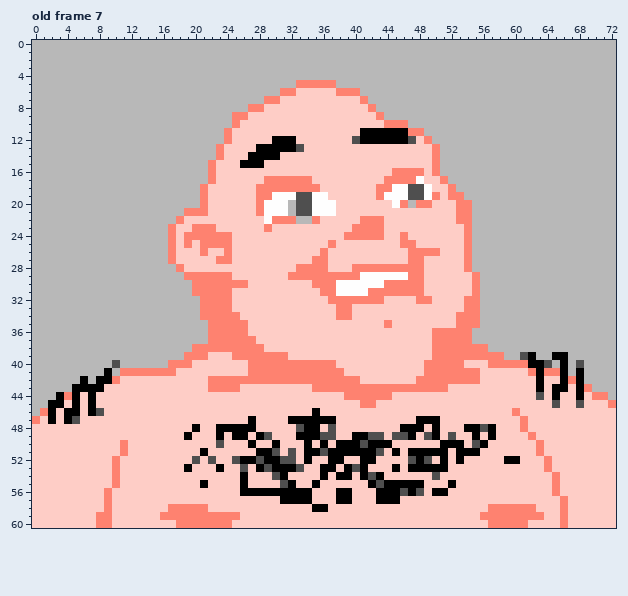
Two versions of one pixel-art file, art/profiles.aseprite. The picture above is the old version.
73x61 pixels, 9 frames. Shown: old frame 7. The commit also changed other frames, which this record leaves out.
Now the later version:
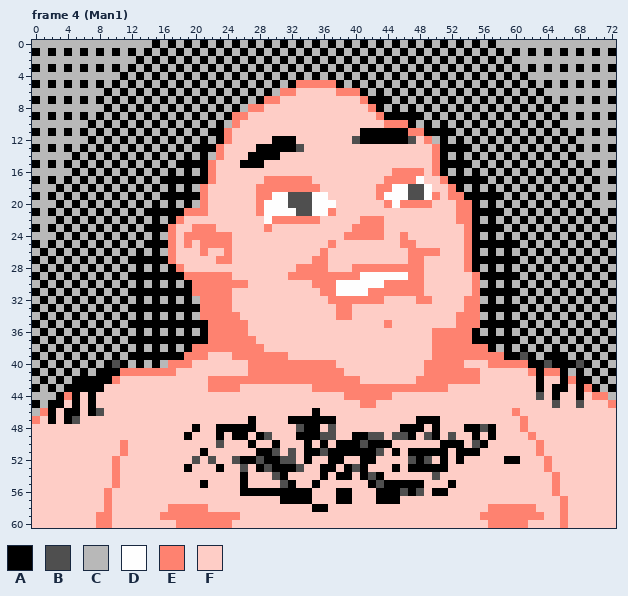
Palette (. is transparent): A #000000  B #4f4f4f  C #b8b8b8  D #fefefe  E #fe8270  F #fecdc6
A new or re-ordered frame is compared with the old frame closest to it.
Edits made:
layer "Layer 2" now hidden
layer "Layer 4" added
layer "Layer 1" removed
frames re-ordered
Changed rows in their new state; - is an unchanged pixel.
Frame 4 (Man1) against old frame 7, layers "Layer 3", "Layer 4":
first column x 0:
 0 ---------------A-A-A-A-A-A-A-A-A-A-A-A-A-A-A-A-A-A-A-A-A-A---------------
 1 A-A-A-A-A-A-A-A-A-A-A-A-A-A-A-A-A-A-A-A-A-A-A-A-A-A-A-A-A-A-A-A-A-A-A-A-A
 2 -------------A-A-A-A-A-A-A-A-A-A-A-A-A-A-A-A-A-A-A-A-A-A-A-A-------------
 3 A-A-A-A-A-A-A-A-A-A-A-A-A-A-A-A-A-A-A-A-A-A-A-A-A-A-A-A-A-A-A-A-A-A-A-A-A
 4 -----------A-A-A-A-A-A-A-A-A-A-A-A-A-A-A-A-A-A-A-A-A-A-A-A-A-A-----------
 5 A-A-A-A-A-A-A-A-A-A-A-A-A-A-A-A-A-----A-A-A-A-A-A-A-A-A-A-A-A-A-A-A-A-A-A
 6 ---------A-A-A-A-A-A-A-A-A-A-A-----------A-A-A-A-A-A-A-A-A-A-A-A---------
 7 A-A-A-A-A-A-A-A-A-A-A-A-A-A-A-------------AAA-A-A-A-A-A-A-A-A-A-A-A-A-A-A
 8 ---------A-A-A-A-A-A-A-A-A-----------------A-A-A-A-A-A-A-A-A-A-A-A-------
 9 A-A-A-A-A-A-A-A-A-A-A-A-A-------------------AAAAA-A-A-A-A-A-A-A-A-A-A-A-A
10 -------A-A-A-A-A-A-A-A-A-----------------------A-A-A-A-A-A-A-A-A-A-------
11 A-A-A-A-A-A-A-A-A-A-A-AA-------------------------AAAA-A-A-A-A-A-A-A-A-A-A
12 -------A-A-A-A-A-A-A-A-A---------------------------A-A-A-A-A-A-A-A-A-----
13 A-A-A-A-A-A-A-A-A-A-AAA----------------------------AAAA-A-A-A-A-A-A-A-A-A
14 -----A-A-A-A-A-A-A-A-A-----------------------------A-A-A-A-A-A-A-A-A-----
15 A-A-A-A-A-A-A-A-A-AAAA-----------------------------AAAA-A-A-A-A-A-A-A-A-A
16 -----A-A-A-A-A-A-A-A-A-----------------------------A-A-A-A-A-A-A-A-A-A---
17 A-A-A-A-A-A-A-A-AAAAAA------------------------------AAAAA-A-A-A-A-A-A-A-A
18 ---A-A-A-A-A-A-A-A-A---------------------------------A-A-A-A-A-A-A-A-A---
19 A-A-A-A-A-A-A-A-AAAAA-----------B---------------------AAAAA-A-A-A-A-A-A-A
20 ---A-A-A-A-A-A-A-A-A------------B-----------E--E-------A-A-A-A-A-A-A-A---
21 A-A-A-A-A-A-A-AAAAA-------------D----E-----------------AAAA-A-A-A-A-A-A-A
22 ---A-A-A-A-A-A-A-A---------------EE--------------------A-A-A-A-A-A-A-A-A-
23 A-A-A-A-A-A-A-AAA--------------------------------------AAAA-A-A-A-A-A-A-A
24 ---A-A-A-A-A-A-A---------------------------------------A-A-A-A-A-A-A-A-A-
25 A-A-A-A-A-A-A-AAA--------------------------------------AAAAAA-A-A-A-A-A-A
26 -A-A-A-A-A-A-A-A---------------------------------------A-A-A-A-A-A-A-A-A-
27 A-A-A-A-A-A-AAAAA--------------------------------------AAAAAA-A-A-A-A-A-A
28 -A-A-A-A-A-A-A-A-A-------------------------------------A-A-A-A-A-A-A-A-A-
29 A-A-A-A-A-A-AAAAAAA-------------------------------------AAAAA-A-A-A-A-A-A
30 -A-A-A-A-A-A-A-A-A-A-------------------------------------A-A-A-A-A-A-A-A-
31 A-A-A-A-A-A-AAAAAAAA------------------------------------AAAAA-A-A-A-A-A-A
32 -A-A-A-A-A-A-A-A-A-A-------------------------------------A-A-A-A-A-A-A-A-
33 A-A-A-A-A-A-AAAAAAAAA-----------------------------------AAAAA-A-A-A-A-A-A
34 -A-A-A-A-A-A-A-A-A-A-------------------------------------A-A-A-A-A-A-A-A-
35 A-A-A-A-A-A-AAAAAAAAAA----------------------------------AAAAA-A-A-A-A-A-A
36 -A-A-A-A-A-A-A-A-A-A-A---------------------------------A-A-A-A-A-A-A-A-A-
37 A-A-A-A-A-A-AAAAAAAAAA---------------------------------AAAAAA-A-A-A-A-A-A
38 -A-A-A-A-A-A-A-A-A-A-------------------------------------A-A-A-A-A-A-A-A-
39 A-A-A-A-A-A-AAAAAAA----------------------------------------AA---A---A-A-A
40 -A-A-A-A-A-A-A-A-------------------------------------------------A-A-A-A-
41 A-A-A-A-A-A-----------------------------------------------------------A-A
42 -A-A-A-A-------------------------------------------------------------A-A-
43 A-A-A-----------------------------------------------------------------A-A
45 A------------------------------------------------------------------------
